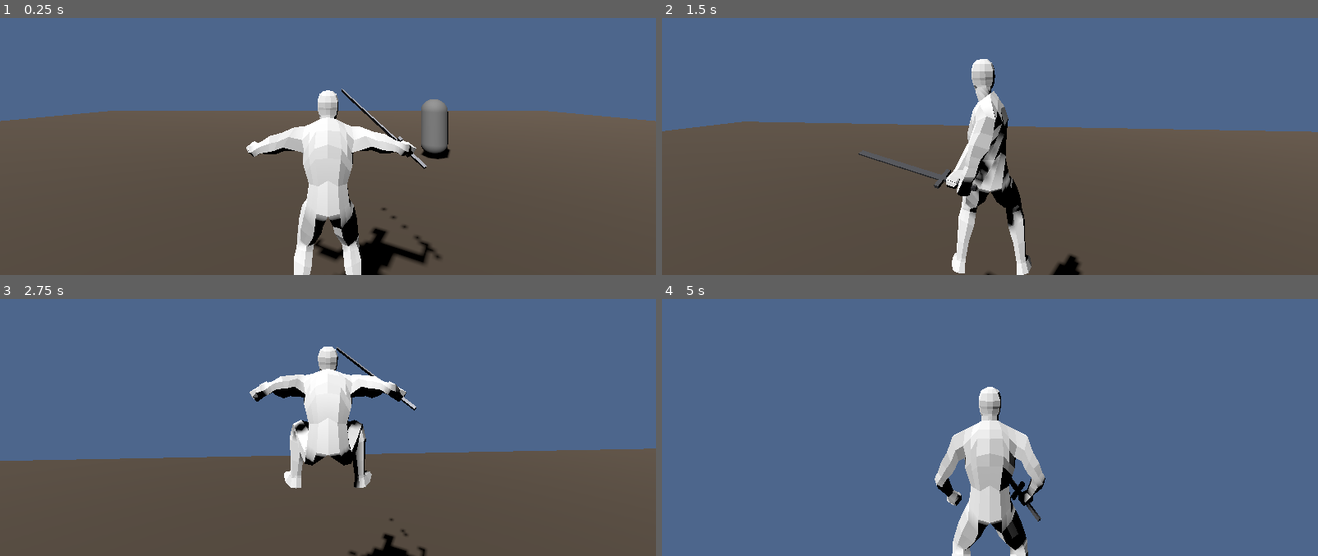
Above: before the commit, frames 1-4 (two rows, left to right).
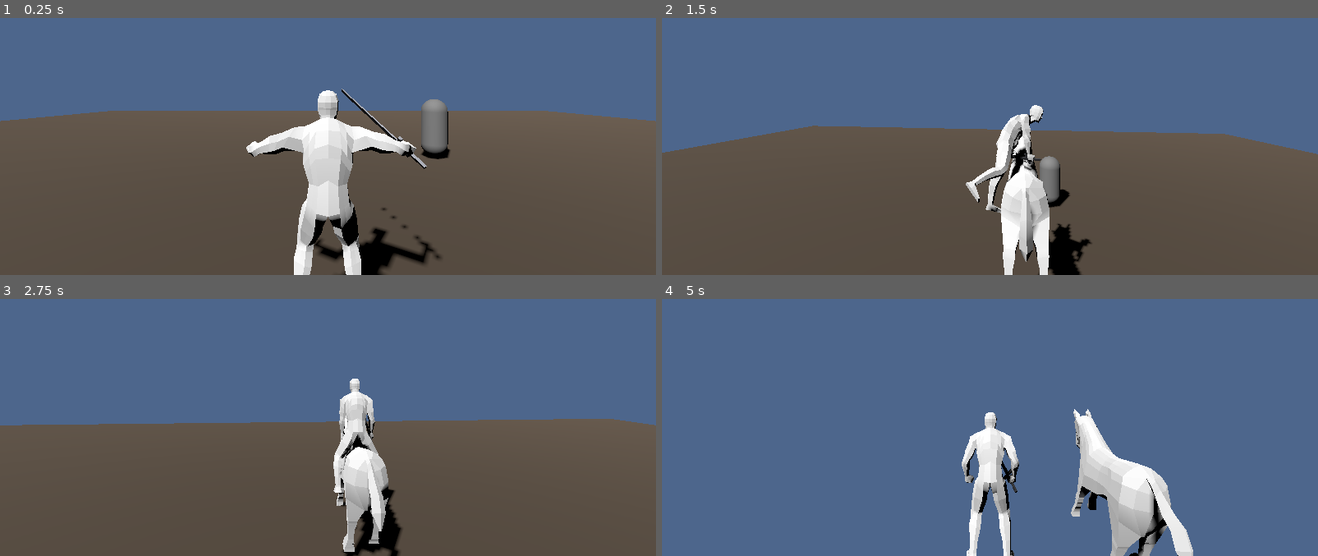
Above: after the commit, the same moments.

Repository: Richesfire/IAS
Game: Godot game, scene res://scenes/main.tscn
Two runs of this game, one before a commit and one after it. Both use one fixed random seed, a clock stepped at 60 frames per second and the inputs below.
Inputs (mouse positions are in pixels of both pictures, inside the frame that each line leads up to):
- Up to frame 1 (0.25 s): no input
- Up to frame 2 (1.5 s): tap Enter at 0.5 s; move the mouse to (1022, 89) at 0.52 s; hold F (interact, bound only after the commit) 0.53-1.28 s; hold W (move_forward) from 0.53 s (still down); click (1022, 89) at 0.67 s; tap Space (jump) at 0.77, 0.8, 1.07, 1.35 s; move the mouse to (957, 92) at 1.27 s
- Up to frame 3 (2.75 s): keep holding W (move_forward); tap Space (jump) at 1.52, 1.82, 2.3 s; tap F (interact, bound only after the commit) at 1.55 s; move the mouse to (341, 365) at 2.02 s; hold F (interact, bound only after the commit) from 2.03 s (still down)
- Up to frame 4 (5 s): keep holding W (move_forward); move the mouse to (983, 378) at 2.77 s; release F (interact, bound only after the commit) at 2.78 s; tap Shift at 2.85 s; click (983, 378) at 2.92 s; tap Space (jump) at 3.02, 3.32, 3.77, 3.8, 4.07, 4.35, 4.52, 4.82 s; tap F (interact, bound only after the commit) at 3.05, 4.55 s; move the mouse to (1035, 376) at 3.52 s; hold F (interact, bound only after the commit) 3.53-4.28 s; move the mouse to (937, 368) at 4.27 s

The runs differ from the first frame. In frame 1, less than 0.1% of the frame differs, in the area x 37-63%, y 32-98%; in frame 2, 11%; in frame 3, 19%, in the area x 0-100%, y 18-100%; in frame 4, 9.8%.

Commit message:
骑乘系统：上马/下马动画、人物跟随马骨骼锚点、马转向动画与跳跃
- 新增 horse.glb / horse.tscn / horse.gd：马匹模型+动画、碰撞、骨骼锚点(RideBone/Seat)
- player.gd：上马播放 mount(全身)、下马倒放 mount_rev、骑乘刚性贴合骨骼锚点、骑乘时人物朝向只跟马
- 更新人物/马匹 .blend 源文件

Diff:
--- a/godot/IASv1.0/project.godot
+++ b/godot/IASv1.0/project.godot
@@ -46,3 +46,8 @@
 "events": [Object(InputEventKey,"resource_local_to_scene":false,"resource_name":"","device":-1,"window_id":0,"alt_press …(191 unchanged characters)…
 ]
 }
+interact={
+"deadzone": 0.2,
+"events": [Object(InputEventKey,"resource_local_to_scene":false,"resource_name":"","device":-1,"window_id":0,"alt_pressed":false,"shift_pressed":false,"ctrl_pressed":false,"meta_pressed":false,"pressed":false,"keycode":70,"physical_keycode":0,"key_label":0,"unicode":102,"location":0,"echo":false,"script":null)
+]
+}
--- /dev/null
+++ b/godot/IASv1.0/scenes/horse.tscn
@@ -0,0 +1,29 @@
+[gd_scene format=3 uid="uid://drmw7v8bcyqa5"]
+
+[ext_resource type="Script" uid="uid://dahm6x1agw447" path="res://scripts/horse.gd" id="1_horse"]
+[ext_resource type="PackedScene" uid="uid://bprabs4tbdjar" path="res://assets/models/horse.glb" id="2_model"]
+
+[sub_resource type="CapsuleShape3D" id="col_horse"]
+height = 2.2
+
+[node name="Horse" type="CharacterBody3D" unique_id=1985470082 groups=["horse"]]
+script = ExtResource("1_horse")
+
+[node name="Model" parent="." unique_id=1415816563 instance=ExtResource("2_model")]
+transform = Transform3D(-1, 0, 0, 0, 1, 0, 0, 0, -1, 0, 0, 0)
+
+[node name="TurnPlayer" type="AnimationPlayer" parent="." unique_id=1471389019]
+
+[node name="Collision" type="CollisionShape3D" parent="." unique_id=863186912]
+transform = Transform3D(1, 0, 0, 0, 1, 0, 0, 0, 1, 0, 1.1, 0)
+shape = SubResource("col_horse")
+
+[node name="RideBone" type="BoneAttachment3D" parent="." unique_id=249432965]
+transform = Transform3D(-1, 4.440892e-15, 6.1896536e-08, -6.185116e-08, 0.038292203, -0.99926645, -2.3701499e-09, -0.9992664, -0.03829214, 1.9703313e-14, 1.2734998, -0.1373814)
+bone_name = "spine.005"
+bone_idx = 18
+use_external_skeleton = true
+external_skeleton = NodePath("../Model/metarig/Skeleton3D")
+
+[node name="Seat" type="Marker3D" parent="RideBone" unique_id=1754051455]
+transform = Transform3D(-1, -1.2695561e-07, 8.2622094e-08, -9.20952e-08, 0.07652612, -0.99706775, 1.2026057e-07, -0.99706775, -0.07652615, 0.505, -0.18566547, 1.2676325)
--- a/godot/IASv1.0/scenes/main.tscn
+++ b/godot/IASv1.0/scenes/main.tscn
@@ -2,6 +2,7 @@
 
 [ext_resource type="PackedScene" uid="uid://c8a6l7k3415d3" path="res://scenes/player.tscn" id="1"]
 [ext_resource type="PackedScene" uid="uid://enemy001" path="res://scenes/enemy.tscn" id="2"]
+[ext_resource type="PackedScene" path="res://scenes/horse.tscn" id="3_horse"]
 
 [sub_resource type="Environment" id="6"]
 background_mode = 1
@@ -39,6 +40,9 @@
 [node name="CamHold" type="Marker3D" parent="CameraPivot" unique_id=1842420820]
 transform = Transform3D(1, 0, 0, 0, 1, 0, 0, 0, 1, 0, -0.51061106, 1.5176685)
 
+[node name="RideCam" type="Marker3D" parent="CameraPivot"]
+transform = Transform3D(1, 0, 0, 0, 1, 0, 0, 0, 1, 0, 1.0, 3.6)
+
 [node name="Floor" type="StaticBody3D" parent="." unique_id=680019731]
 
 [node name="FloorMesh" type="MeshInstance3D" parent="Floor" unique_id=1021680843]
@@ -49,11 +53,12 @@
 [node name="FloorCollision" type="CollisionShape3D" parent="Floor" unique_id=1052133190]
 shape = SubResource("5")
 
-[node name="Player" parent="." unique_id=463884043 node_paths=PackedStringArray("camera_pivot", "camera_3d", "cam_default_marker", "cam_hold_marker") instance=ExtResource("1")]
+[node name="Player" parent="." unique_id=463884043 node_paths=PackedStringArray("camera_pivot", "camera_3d", "cam_default_marker", "cam_hold_marker", "cam_ride_marker") instance=ExtResource("1")]
 camera_pivot = NodePath("../CameraPivot")
 camera_3d = NodePath("../CameraPivot/Camera3D")
 cam_default_marker = NodePath("../CameraPivot/CamDefault")
 cam_hold_marker = NodePath("../CameraPivot/CamHold")
+cam_ride_marker = NodePath("../CameraPivot/RideCam")
 
 [node name="Enemy" parent="." unique_id=135916710 instance=ExtResource("2")]
 transform = Transform3D(1, 0, 0, 0, 1, 0, 0, 0, 1, 5, 0, 5)
@@ -66,3 +71,6 @@
 [node name="Enemy3" parent="." unique_id=2015539407 instance=ExtResource("2")]
 transform = Transform3D(1, 0, 0, 0, 1, 0, 0, 0, 1, 3, 0, -5)
 move_speed = 0.0
+
+[node name="Horse" parent="." instance=ExtResource("3_horse")]
+transform = Transform3D(1, 0, 0, 0, 1, 0, 0, 0, 1, 2, 0, 2)
--- /dev/null
+++ b/godot/IASv1.0/scripts/horse.gd
@@ -0,0 +1,211 @@
+extends CharacterBody3D
+
+# ============================================================
+# 马匹控制：速度驱动步态(idle/walk/trot/canter/gallop) + 转向 + 跳跃
+# 上马后读玩家输入；未骑乘时保持原地待机
+# ============================================================
+
+@export_group("速度")
+@export var walk_speed: float = 1.8       # 低于此值播 walk
+@export var trot_speed: float = 3.6       # 低于此值播 trot
+@export var canter_speed: float = 6.0     # 低于此值播 canter，之上播 gallop
+@export var gallop_speed: float = 9.0     # 最大前进速度
+@export var back_speed: float = 1.5       # 倒退最大速度
+@export var accel: float = 5.0            # 加速
+@export var brake: float = 8.0            # 减速
+
+@export_group("转向")
+@export var turn_speed: float = 2.2       # 弧度/秒（低速）
+@export var turn_speed_fast: float = 1.1  # 弧度/秒（高速时转向变钝）
+
+@export_group("跳跃")
+@export var jump_velocity: float = 5.5
+@export var gravity: float = 12.0
+
+@export_group("动画")
+@export var gait_fade: float = 0.25       # 步态之间交叉淡化时长
+
+@export var ride_bone_name: String = "spine.005"   # 骑手附着骨骼（随该骨骼动画一起动）
+@export var ride_bone_offset: Vector3 = Vector3.ZERO  # 相对该骨骼的落点偏移（X左右 / Y高低 / Z前后，随骨骼旋转）
+var _skel: Skeleton3D = null
+var _ride_bone: int = -1
+
+var speed: float = 0.0
+var has_rider: bool = false
+var rider: Node3D = null
+
+var _ap: AnimationPlayer
+var _last_gait: String = ""
+var _gaits := ["idle", "walk", "trot", "canter", "gallop", "walk_back"]
+
+# 转向：用 turn_left / turn_right 动画驱动（按住正放并停在末帧，松开反放回正）
+# 只让这两个动画控制这些骨骼，其余骨骼交给步态动画
+const TURN_KEEP_BONES := ["spine.004", "spine.006", "neck.002", "neck.004"]
+var _turn_ap: AnimationPlayer = null
+var _turn_dir: int = 0        # -1 左, 0 无, 1 右
+var _turn_t: float = 0.0      # 转向动画当前进度（秒），手动推进/回退
+var _dbg_acc: float = 0.0     # 临时调试计时
+@export var turn_out_time: float = 0.35   # 松开后回正所需时间（秒）
+
+func _ready() -> void:
+	add_to_group("horse")
+	_skel = find_child("Skeleton3D", true, false)
+	var _rb := get_node_or_null("RideBone")
+	if _skel and _rb:
+		# 必须同时打开 use_external_skeleton，否则 external_skeleton 不起作用（没绑上骨）
+		_rb.use_external_skeleton = true
+		_rb.external_skeleton = _rb.get_path_to(_skel)
+		_rb.bone_name = ride_bone_name
+		_ride_bone = _skel.find_bone(ride_bone_name)
+	_ap = find_child("AnimationPlayer", true, false)
+	if _ap:
+		for g in _gaits:                      # 步态动画需要循环
+			if _ap.has_animation(g):
+				_ap.get_animation(g).loop_mode = Animation.LOOP_LINEAR
+		_play("idle")
+	# 转向动画用的第二播放器：共享 glb 的动画库；放在 Model 之后，覆盖步态里同名骨骼(脖子)的轨道
+	_turn_ap = get_node_or_null("TurnPlayer")
+	if _ap and _turn_ap:
+		for lib in _ap.get_animation_library_list():
+			_turn_ap.add_animation_library(String(lib), _ap.get_animation_library(lib))
+		# 轨道路径相对 glb 根（如 metarig/Skeleton3D:...），必须让 TurnPlayer 从同一个根解析
+		_turn_ap.root_node = _turn_ap.get_path_to(_ap.get_node(_ap.root_node))
+		# 顺序：步态在物理帧应用、转向在空闲帧应用（空闲晚于物理）→ 转向的骨骼覆盖步态
+		_ap.callback_mode_process = AnimationMixer.ANIMATION_CALLBACK_MODE_PROCESS_PHYSICS
+		_turn_ap.callback_mode_process = AnimationMixer.ANIMATION_CALLBACK_MODE_PROCESS_IDLE
+		for a in ["turn_left", "turn_right"]:
+			if _turn_ap.has_animation(a):
+				_strip_turn_tracks(_turn_ap.get_animation(a))
+				_turn_ap.get_animation(a).loop_mode = Animation.LOOP_NONE
+		# 一开始就停在「中位」：让这 4 根骨骼始终由 TurnPlayer 控制
+		if _turn_ap.has_animation("turn_left"):
+			_turn_ap.play("turn_left")
+			_turn_ap.speed_scale = 0.0
+
+func rider_anchor() -> Transform3D:
+	# 骑手附着点：取指定骨骼的全局变换（随其动画起伏/摆动，人物跟着一起动）
+	var seat := get_node_or_null("RideBone/Seat") as Node3D
+	if seat:
+		return seat.global_transform      # BoneAttachment3D 子节点：随骨骼动画一起动
+	return global_transform
+
+func _physics_process(delta: float) -> void:
+	var fwd: float = 0.0
+	var turn: float = 0.0
+	if has_rider:
+		fwd = Input.get_axis("move_back", "move_forward")
+		turn = Input.get_axis("move_left", "move_right")
+	_update_speed(fwd, delta)
+	_update_gravity(delta)
+	if is_on_floor():
+		_update_turn(turn, delta)
+		_update_gait()
+	else:
+		_play_jump()   # 空中：只播跳跃动画，且不能转向
+	move_and_slide()
+
+func _process(delta: float) -> void:
+	_update_turn_head(delta)
+
+func _update_turn_head(delta: float) -> void:
+	if _turn_ap == null or _turn_ap.current_animation == "":
+		return
+	var turn: float = 0.0
+	if has_rider:
+		turn = Input.get_axis("move_left", "move_right")
+	var want: int = 0
+	if turn > 0.1:
+		want = 1
+	elif turn < -0.1:
+		want = -1
+	var length: float = _turn_ap.current_animation_length
+	var back_rate: float = delta * (length / maxf(turn_out_time, 0.001))
+	if want != 0 and want != _turn_dir:
+		# 换向：先从中位/对侧平滑回到中位，到中位后再切到目标侧的起始帧（避免瞬间跳到另一侧第一帧的跳变）
+		if _turn_t > 0.001:
+			_turn_t = maxf(_turn_t - back_rate, 0.0)
+		else:
+			_switch_turn(want)
+	if want == _turn_dir and want != 0:
+		_turn_t = minf(_turn_t + delta, maxf(length - 0.001, 0.0))   # 推进到接近末帧就停住
+	elif want == 0:
+		_turn_dir = 0
+		_turn_t = maxf(_turn_t - back_rate, 0.0)                     # 无输入：回正
+	# 关键：speed=0 + 手动 seek。绝不"自然播完"——播完播放器会释放姿态、骨骼回落步态中位。
+	_turn_ap.speed_scale = 0.0
+	_turn_ap.seek(_turn_t, true)
+	# ---- 临时调试（定位"瞬间回落/转回无效"）----
+	_dbg_acc += delta
+	if _dbg_acc >= 0.5:
+		_dbg_acc = 0.0
+		print("[horse.turn] in=", turn, " dir=", _turn_dir, " t=", _turn_t, "/", length,
+			" cur=", _turn_ap.current_animation, " pos=", _turn_ap.current_animation_position,
+			" active=", _turn_ap.is_playing())
+
+func _switch_turn(dir: int) -> void:
+	_turn_dir = dir
+	_turn_t = 0.0
+	_turn_ap.play("turn_right" if dir > 0 else "turn_left")
+	_turn_ap.speed_scale = 0.0
+
+func _strip_turn_tracks(anim: Animation) -> void:
+	# 只保留 TURN_KEEP_BONES 的轨道，删掉其它（导出时整只马被逐帧烘焙，转向动画也带了全身轨道）
+	var i: int = anim.get_track_count() - 1
+	while i >= 0:
+		var bone: String = String(anim.track_get_path(i)).get_slice(":", 1)
+		if not TURN_KEEP_BONES.has(bone):
+			anim.remove_track(i)
+		i -= 1
+
+func _update_speed(fwd: float, delta: float) -> void:
+	var target: float = 0.0
+	if fwd > 0.01:
+		target = gallop_speed * fwd
+	elif fwd < -0.01:
+		target = back_speed * fwd
+	var rate: float = accel if absf(target) > absf(speed) else brake
+	speed = move_toward(speed, target, rate * delta)
+	# 沿「马自身的前方」移动（跟随马的朝向），而不是世界 -Z
+	var forward: Vector3 = -global_transform.basis.z
+	velocity.x = forward.x * speed
+	velocity.z = forward.z * speed
+
+func _update_gravity(delta: float) -> void:
+	if not is_on_floor():
+		velocity.y -= gravity * delta
+	elif has_rider and Input.is_action_just_pressed("jump"):
+		velocity.y = jump_velocity
+
+func _update_turn(turn: float, delta: float) -> void:
+	if absf(turn) < 0.01:
+		return
+	var t: float = turn_speed if absf(speed) < canter_speed else turn_speed_fast
+	rotate_y(-turn * t * delta)
+
+func _update_gait() -> void:
+	var gait: String
+	if speed < -0.1:
+		gait = "walk_back"
+	elif speed < 0.15:
+		gait = "idle"
+	elif speed < walk_speed:
+		gait = "walk"
+	elif speed < trot_speed:
+		gait = "trot"
+	elif speed < canter_speed:
+		gait = "canter"
+	else:
+		gait = "gallop"
+	if gait != _last_gait:
+		_play(gait)
+
+func _play_jump() -> void:
+	if _ap and _ap.has_animation("jump") and _last_gait != "jump":
+		_ap.get_animation("jump").loop_mode = Animation.LOOP_NONE
+		_ap.play("jump", 0.1)
+		_last_gait = "jump"
+
+func _play(anim: String) -> void:
+	if _ap and _ap.has_animation(anim):
+		_ap.play(anim, gait_fade)
+		_last_gait = anim
--- a/godot/IASv1.0/scripts/player.gd
+++ b/godot/IASv1.0/scripts/player.gd
@@ -30,6 +30,7 @@
 @export var camera_3d: Camera3D
 @export var cam_default_marker: Marker3D
 @export var cam_hold_marker: Marker3D
+@export var cam_ride_marker: Marker3D   # 骑乘时的机位（在 3D 视图里拖它即可调整）
 @onready var weapon_area: Area3D = $CharacterRig/character/Armature/Skeleton3D/WeaponSocket/Weapon/WeaponArea
 @onready var weapon_hitbox: CollisionShape3D = $CharacterRig/character/Armature/Skeleton3D/WeaponSocket/Weapon/WeaponArea/WeaponHitbox
 @onready var skeleton: Skeleton3D = $CharacterRig/character/Armature/Skeleton3D
@@ -116,6 +117,24 @@
 var initialized: bool = false
 var has_weapon: bool = true
 
+# ---------- 骑乘 ----------
+var riding: bool = false            # 是否正在骑乘
+var mount_horse: Node3D = null      # 当前骑的马（group "horse"）
+var is_mounting: bool = false       # 正播上马动画（全身）
+var is_dismounting: bool = false    # 正播下马动画（倒放，此期间人物不受控）
+var _saved_layer: int = 1           # 骑乘时保存玩家的碰撞层/掩码，下马还原
+var _saved_mask: int = 1
+@export var ride_offset: Vector3 = Vector3.ZERO   # 骑乘落点相对鞍座的偏移（X左右 / Y高低 / Z前后，随马朝向旋转）
+@export var ride_follow_min: float = 0.1          # 末端跟随权重（离 Hips 最远骨骼只跟这么多）
+@export var ride_falloff_dist: float = 1.5        # 从 Hips 到"只剩 ride_follow_min"的距离（线性）
+@export var ride_hips_bone: String = "Hips"       # 跟随最快的根骨骼
+@export var ride_damp_speed: float = 12.0         # 阻尼速度（越大跟得越紧）
+var _ride_anchor: Transform3D = Transform3D()     # 当前鞍座（骨骼锚点）世界变换
+var _ride_base: Transform3D = Transform3D()       # 上马瞬间人物根变换（骑乘时根保持不动）
+var _ride_base_set: bool = false
+var _ride_state: Array = []                       # 每根骨骼阻尼后的全局变换
+var _ride_dbg: float = 0.0
+
 # ============================================================
 func _ready():
 	health = max_health
@@ -128,6 +147,8 @@
 		var tree = animation_tree.tree_root
 		if tree is AnimationNodeBlendTree:
 			blend_node = tree.get_node("body_blend")
+			# 运行时给 move 状态机加上马/下马状态，并生成倒放的 mount_rev（不改 .tscn）
+			_ensure_mount_states(tree.get_node("move_state"))
 		print("[player] body_blend 节点 = ", blend_node)
 
 	cam_target = cam_default_marker.position
@@ -150,6 +171,14 @@
 			last_anim_state = "idle_weapon"
 		if attack_sm:
 			attack_sm.start(&"idle_weapon")
+	# 上马/下马动画：全身交给 move 层（关遮罩、上身混合归零），播完自动恢复
+	if is_mounting or is_dismounting:
+		combat_upper_blend = 0.0
+		animation_tree.set("parameters/body_blend/blend_amount", 0.0)
+		if blend_node is AnimationNodeBlend2:
+			blend_node.filter_enabled = false
+		skeleton.clear_bones_global_pose_override()   # 上马/下马期间不写上半身覆盖，避免和上马动画抢姿势
+		return
 	# 平滑切换上半身加权：战斗中（蓄力/攻击/格挡）上半身切到攻击动作，否则回走路（腾空不算战斗 → 上身继续用跳跃动画）
 	var combat_active: bool = is_charging or is_attacking or is_blocking or is_recovering or health <= 0
 	combat_upper_blend = move_toward(combat_upper_blend, 1.0 if combat_active else 0.0, 8.0 * delta)
@@ -181,11 +210,23 @@
 # 上下半身分层的骨骼遮罩已配在 player.tscn 的 body_blend(Blend2) 节点上（见编辑筛选轨道）
 # ============================================================
 func _input(event: InputEvent):
+	# 下马动画期间人物不受控
+	if is_dismounting:
+		return
 	if event is InputEventKey and event.keycode == KEY_ESCAPE and event.pressed:
 		if Input.get_mouse_mode() == Input.MOUSE_MODE_CAPTURED:
 			Input.set_mouse_mode(Input.MOUSE_MODE_VISIBLE)
 		else:
 			Input.set_mouse_mode(Input.MOUSE_MODE_CAPTURED)
+
+	# 上/下马：按交互键(F)
+	if event.is_action_pressed("interact") and not event.echo:
+		if is_mounting or is_dismounting:
+			pass                       # 动画播放中不响应
+		elif riding:
+			_dismount()
+		else:
+			_try_mount()
 
 	if event is InputEventKey and event.keycode == KEY_CAPSLOCK and event.pressed:
 		is_walking = not is_walking
@@ -222,6 +263,10 @@
 		# 注意这是持续累积的平滑值（不限定时间窗），按下左键时读它来定方向
 		mouse_move_delta = mouse_move_delta.lerp(event.relative, 0.8)
 		last_mouse_relative = event.relative   # 原始单帧值：格挡方向用它，避免用到攻击方向的残留
+
+	# 骑乘时鼠标只用来转镜头，不触发攻击/格挡
+	if riding:
+		return
 
 	if event is InputEventMouseButton and event.button_index == MOUSE_BUTTON_LEFT:
 		if event.pressed:
@@ -251,7 +296,147 @@
 		_set_blocking(event.pressed)
 
 # ============================================================
+# 骑乘
+# ============================================================
+func _try_mount():
+	var best: Node3D = null
+	var best_d: float = 3.5
+	for h in get_tree().get_nodes_in_group("horse"):
+		var d: float = global_position.distance_to((h as Node3D).global_position)
+		if d < best_d:
+			best_d = d
+			best = h as Node3D
+	if best:
+		_mount(best)
+
+func _mount(h: Node3D):
+	mount_horse = h
+	riding = true                       # 上马动画期间即可控制马
+	is_mounting = true
+	h.set("has_rider", true)
+	h.set("rider", self)
+	if weapon_hitbox:
+		weapon_hitbox.disabled = true
+	if weapon_area:
+		weapon_area.monitoring = false
+	# 关掉玩家碰撞：否则玩家贴在马身上会互相顶，马的 CharacterBody 每帧被弹开 → 一上马就飘走
+	_saved_layer = collision_layer
+	_saved_mask = collision_mask
+	collision_layer = 0
+	collision_mask = 0
+	_update_riding()
+	if move_sm:
+		move_sm.start(&"mount")          # 全身播放上马动画
+	await get_tree().create_timer(_get_anim_length("mount", 1.0)).timeout
+	is_mounting = false                  # 播完：下半身保持末帧，上半身恢复常规
+
+func _dismount():
+	if mount_horse == null:
+		return
+	is_dismounting = true
+	if move_sm:
+		move_sm.start(&"mount_rev")      # 倒放下马动画
+	await get_tree().create_timer(_get_anim_length("mount", 1.0)).timeout
+	mount_horse.set("has_rider", false)
+	mount_horse.set("rider", null)
+	# 下到马的左侧
+	global_position = mount_horse.global_position + mount_horse.global_transform.basis.x * -1.4
+	velocity = Vector3.ZERO
+	mount_horse = null
+	riding = false
+	collision_layer = _saved_layer
+	collision_mask = _saved_mask
+	if weapon_area:
+		weapon_area.monitoring = true
+	if cam_default_marker:
+		cam_target = cam_default_marker.position   # 下马回到默认机位
+	_ride_base_set = false
+	_ride_state.clear()
+	if skeleton:
+		skeleton.clear_bones_global_pose_override()
+	is_dismounting = false
+
+func _update_riding():
+	if mount_horse == null:
+		riding = false
+		return
+	var anchor: Transform3D = mount_horse.global_transform
+	if mount_horse.has_method("rider_anchor"):
+		anchor = mount_horse.rider_anchor()
+	_ride_anchor = anchor * Transform3D(Basis(), ride_offset)
+	if not _ride_base_set:
+		_ride_base = global_transform       # 记住上马瞬间的人物根变换（供衰减混合用）
+		_ride_base_set = true
+	global_transform = _ride_anchor          # 刚性贴合骨骼（位置+朝向，含起伏/倾斜）
+	if cam_ride_marker:
+		cam_target = cam_ride_marker.position
+	velocity = Vector3.ZERO
+
+func _apply_ride_follow(delta: float) -> void:
+	# 只阻尼旋转：每根骨骼的旋转朝「动画旋转 × 马的旋转增量」收敛；近 Hips 快、末端慢。
+	# 位置不动（根节点已把马位移 100% 带上），所以不会分离。
+	if skeleton == null:
+		return
+	skeleton.clear_bones_global_pose_override()   # 先清掉上一帧的覆盖，读到的才是干净动画姿态（否则旋转会累加自转）
+	var n: int = skeleton.get_bone_count()
+	if _ride_state.size() != n:
+		_ride_state.resize(n)
+		for i in n:
+			_ride_state[i] = skeleton.get_bone_global_pose(i).basis.get_rotation_quaternion()
+	var hips: int = skeleton.find_bone(ride_hips_bone)
+	if hips < 0:
+		hips = 0
+	var hips_rest: Vector3 = skeleton.get_bone_global_rest(hips).origin
+	var delta_q: Quaternion = _ride_anchor.basis.get_rotation_quaternion() * _ride_base.basis.get_rotation_quaternion().inverse()
+	for i in n:
+		var rest: Transform3D = skeleton.get_bone_global_rest(i)
+		var d: float = rest.origin.distance_to(hips_rest)
+		var rate: float = lerpf(1.0, ride_follow_min, clampf(d / maxf(ride_falloff_dist, 0.001), 0.0, 1.0))
+		var cur: Transform3D = skeleton.get_bone_global_pose(i)
+		var target_q: Quaternion = (delta_q * cur.basis.get_rotation_quaternion()).normalized()
+		_ride_state[i] = (_ride_state[i] as Quaternion).slerp(target_q, clampf(rate * ride_damp_speed * delta, 0.0, 1.0))
+		skeleton.set_bone_global_pose_override(i, Transform3D(Basis(_ride_state[i]), cur.origin), 1.0, true)
+
+func _ensure_mount_states(machine) -> void:
+	# 运行时给 move 状态机加上马/下马状态；并生成倒放的 mount_rev（不改 .tscn）
+	var ap: AnimationPlayer = null
+	if animation_tree.anim_player != NodePath(""):
+		ap = animation_tree.get_node_or_null(animation_tree.anim_player) as AnimationPlayer
+	if ap and ap.has_animation("mount"):
+		ap.get_animation("mount").loop_mode = Animation.LOOP_NONE
+		if not ap.has_animation("mount_rev"):
+			var libs := ap.get_animation_library_list()
+			if libs.size() > 0:
+				ap.get_animation_library(libs[0]).add_animation("mount_rev", _make_reversed(ap.get_animation("mount")))
+	if machine == null:
+		return
+	for s in [["mount", "mount"], ["mount_rev", "mount_rev"]]:
+		if not machine.has_node(s[0]):
+			var n := AnimationNodeAnimation.new()
+			n.animation = StringName(s[1])
+			machine.add_node(s[0], n)
+
+func _make_reversed(src: Animation) -> Animation:
+	var rev := Animation.new()
+	rev.length = src.length
+	rev.loop_mode = Animation.LOOP_NONE
+	for t in src.get_track_count():
+		var idx: int = rev.add_track(src.track_get_type(t))
+		rev.track_set_path(idx, src.track_get_path(t))
+		var kc: int = src.track_get_key_count(t)
+		for k in kc:
+			var sk: int = kc - 1 - k                      # 倒序取源键 → 插入时间递增，避免乱序
+			var nt: float = src.length - src.track_get_key_time(t, sk)
+			rev.track_insert_key(idx, nt, src.track_get_key_value(t, sk))
+	return rev
+
+# ============================================================
 func _physics_process(delta: float):
+	if riding:
+		_update_riding()
+		_update_camera_follow()
+		_update_camera(delta)
+		return
 	_update_movement(delta)
 	_update_body_facing(delta)
 	move_and_slide()
@@ -371,7 +556,8 @@
 	camera_3d.fov = lerpf(camera_3d.fov, target_fov, 10.0 * delta)
 
 func _update_camera_follow():
-	camera_pivot.global_position = global_position + Vector3(0, 1.6, 0)
+	var base: Vector3 = _ride_anchor.origin if riding else global_position
+	camera_pivot.global_position = base + Vector3(0, 1.6, 0)
 
 func _update_body_facing(delta: float):
 	var angle_diff: float = abs(wrapf(cam_yaw - rotation.y, -PI, PI))
@@ -386,14 +572,15 @@
 
 	# 死亡：上半身完全交给动画（优先于瞄准，避免俯仰残留盖住死亡姿势）
 	if health <= 0:
-		skeleton.clear_bones_global_pose_override()
+		if not riding:
+			skeleton.clear_bones_global_pose_override()
 		return
 
 	var aiming: bool = is_charging or is_attacking or is_blocking or is_recovering
 	# 瞄准 yaw 每帧都更新（战斗时也跟镜头），否则攻击结束瞬间 aim_yaw 还是旧值会把上身拽回去
-	var aim_target: float = frozen_move_yaw if cam_lock else (cam_yaw if (is_moving or aiming) else idle_face_yaw)
-	if is_moving or aiming or cam_lock:
-		aim_yaw = aim_target   # 移动/战斗：无延迟跟随镜头（或冻结方向）
+	var aim_target: float = rotation.y if riding else (frozen_move_yaw if cam_lock else (cam_yaw if (is_moving or aiming) else idle_face_yaw))
+	if is_moving or aiming or cam_lock or riding:
+		aim_yaw = aim_target   # 骑乘：只跟马身朝向（镜头不影响人物转向）；其余同原
 	else:
 		aim_yaw = lerp_angle(aim_yaw, aim_target, 10.0 * delta)   # 停下回正：平滑
 
@@ -403,7 +590,8 @@
 		return
 
 	# 非战斗：上身朝瞄准方向（移动时=镜头；停止后=停止瞬间的朝向）
-	skeleton.clear_bones_global_pose_override()
+	if not riding:
+		skeleton.clear_bones_global_pose_override()   # 骑乘时保留骑乘覆盖，瞄准叠加在其上
 	var upper_yaw: float = aim_yaw
 	# 归一化到最短角，避免 cam_yaw 无界累加导致差值绕多圈、腰部扭成麻花
 	var delta_yaw: float = wrapf(upper_yaw - rotation.y, -PI, PI)
@@ -426,7 +614,8 @@
 # 用镜头俯仰弯曲上身实现攻击俯仰（下半身不动），头/颈反向抵消保持平视
 # ============================================================
 func _apply_aim_bend(aim: float):
-	skeleton.clear_bones_global_pose_override()
+	if not riding:
+		skeleton.clear_bones_global_pose_override()
 	# 上身朝向瞄准方向：yaw 用「世界空间左乘」（不依赖骨骼局部轴），避免按 A/D 时上身左右晃动
 	var upper_yaw: float = frozen_move_yaw if cam_lock else cam_yaw
 	# 同样归一化到最短角，避免腰部扭成麻花
Binary file changed: godot/IASv1.0/assets/models/character.glb
Binary file added: godot/IASv1.0/assets/models/horse.glb
Not shown, added: godot/IASv1.0/assets/models/horse.glb.import
Not shown, added: godot/IASv1.0/scripts/horse.gd.uid
Not shown, changed: blender/IAS人物模型.blend
Not shown, changed: blender/IAS马匹.blend
